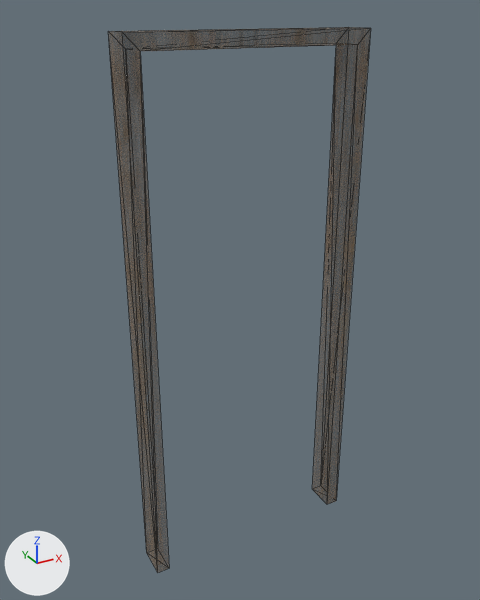
One commit to the FBX model TrashSoup/TrashSoup/TrashSoupContent/Models/Home/WindowsDoors/DoorFrame.FBX: the scene before it, then after it.
One viewpoint serves both versions: a camera (50 mm lens) standing at (-0.01241, -0.01587, 0.01661) and looking at (-0.00345, 0.00042, 0.00847). Arrows for +X, +Y and +Z are at lower left; the lights stay in place. Mesh edges are drawn as thin lines. Where no turn or scale is listed for an object, it has been applied to the vertices.

Objects in the first picture: 'frame06'.
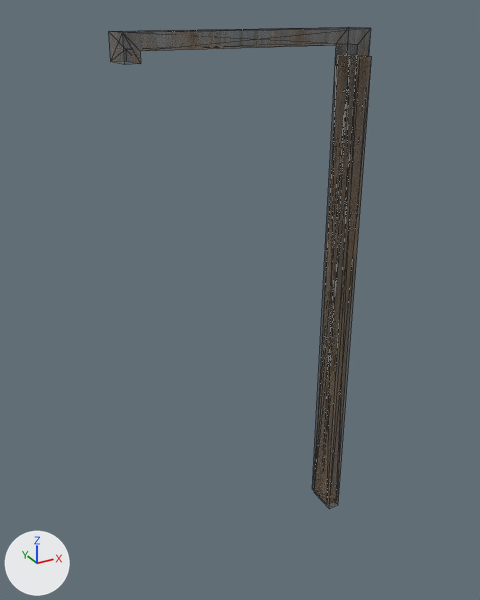
What the commit changed:
me_mesh is used by ob_frame06; location (0.0, 0.0, 0.0).
me_mesh had 16 vertices, 28 faces and spanned x -0.0069..0.0002, y -0.0003..0.0007, z -0.0002..0.0161.
me_mesh now has 16 vertices, 26 faces and spans x -0.0069..0.0002, y -0.0003..0.0007, z -0.0002..0.0161.
Part 1, on me_mesh:
4 vertices are removed from x -0.0069..-0.0065, y -0.0003..0.0007, z -0.0002.
14 faces are deleted.
4 vertices are added at (-0.0065, -0.0003, 0.0154), (-0.0069, -0.0003, 0.0154), (-0.0069, 0.0007, 0.0154), (-0.0065, 0.0007, 0.0154).
12 new faces join them.
Mesh me_mesh_001 is new.
It has 8 vertices, 10 faces and spans x -0.0002..0.0002, y -0.0005..0.0005, z -0.0002..0.0154.
It uses material mat_01___default.
Object 'Object001' (ob_object001) is new; it shows me_mesh_001.
Its location is (0.0, 0.0, 0.0).

Changed parts and their boxes (x1, y1, x2, y2) in the pictures (480 x 600 px; the box of a moved part takes in the faces that stretch with it):
'frame06', reshaped (12% shorter): before (108, 27, 370, 572); after (108, 27, 370, 504)
'Object001', added: after (314, 55, 372, 509)
part 1 of me_mesh, moved or reshaped: before (108, 27, 348, 572); after (108, 27, 348, 451)
